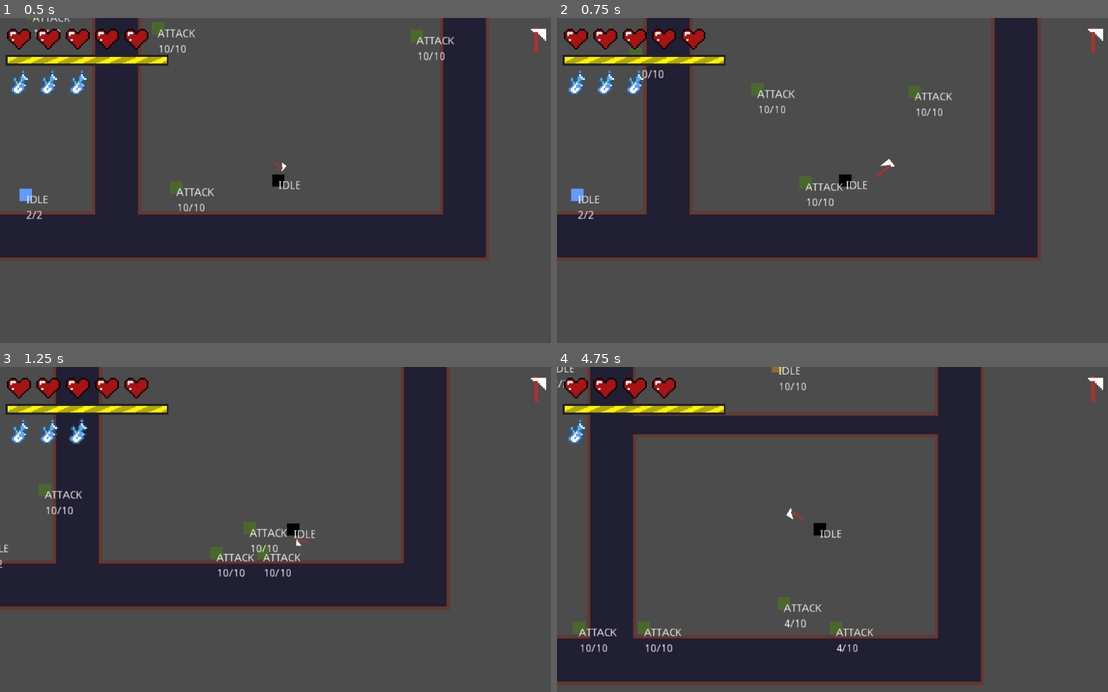
Above: before the commit, frames 1-4 (two rows, left to right).
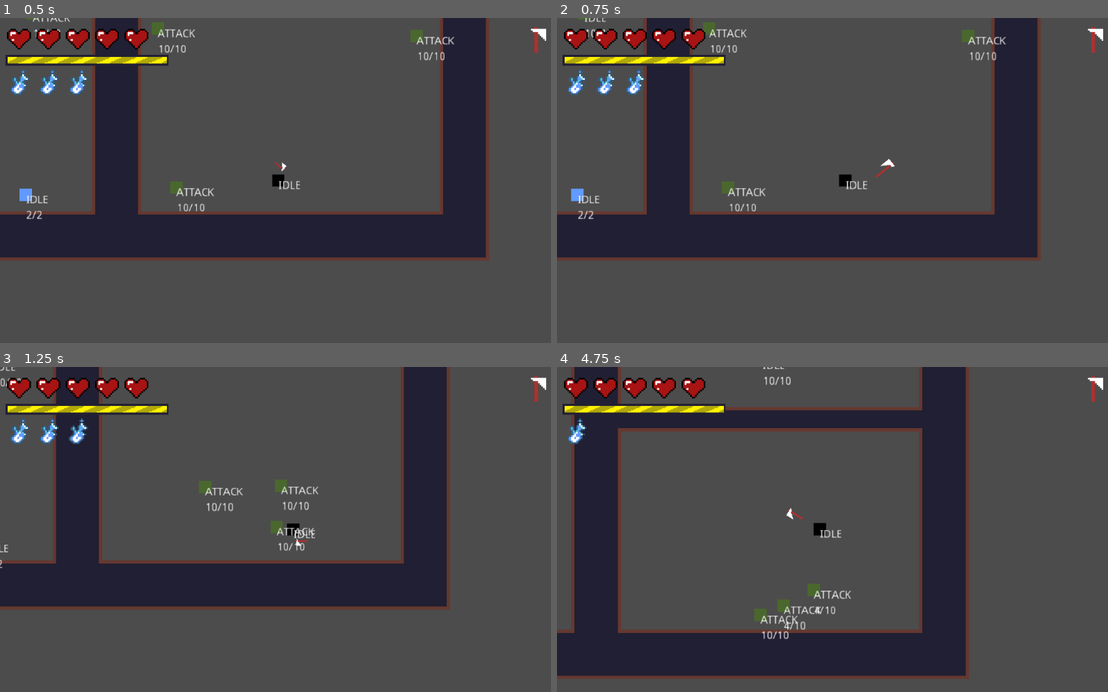
Above: after the commit, the same moments.

Repository: renzoventura/god-of-war
Game: Godot game, scene res://scenes/level/TemplateLevel.tscn
Same seed, same stepped clock (60 frames per second), same inputs: the game is played once before the commit and once after it.
Inputs (mouse positions are in pixels of both pictures, inside the frame that each line leads up to):
- Up to frame 1 (0.5 s): no input
- Up to frame 2 (0.75 s): tap Enter at 0.5 s; move the mouse to (959, 164) at 0.52 s; hold D (right) from 0.53 s (still down); click (959, 164) at 0.6 s
- Up to frame 3 (1.25 s): keep holding D (right)
- Up to frame 4 (4.75 s): move the mouse to (722, 545) at 1.27 s; release D (right) at 1.28 s; hold S (down) 1.28-2.03 s; click (722, 545) at 1.35 s; move the mouse to (893, 458) at 2.02 s; hold D (right) 2.03-2.78 s; tap Space (dash) at 2.1 s; click (893, 458) at 2.3 s; move the mouse to (804, 594) at 2.77 s; hold W (up) 2.78-3.53 s; right-click (804, 594) at 2.85 s; click (804, 594) at 3.05 s; move the mouse to (1003, 578) at 3.52 s; hold A (left) from 3.53 s (still down); click (1003, 578) at 3.6 s; move the mouse to (667, 480) at 4.27 s; click (667, 480) at 4.35 s

Frame 1 is identical in both runs. In frame 2, 1.4% of the frame differs, in the area x 3-82%, y 0-60%; in frame 3, 1.4%; in frame 4, 18%, in the area x 0-78%, y 0-98%.

Commit message:
Bash updates

Diff:
--- a/scenes/enemy/BasherEnemy.gd
+++ b/scenes/enemy/BasherEnemy.gd
@@ -3,6 +3,8 @@
 var player = null
 export var SPEED:int = 30
 const BASH_SPEED = 400
+
+var charge_timer_lenght_list = [0.3, 0.5, 0.8, 1, 1.3]
 
 onready var animationPlayer = $"AnimationPlayer"
 onready var bashTimer = $"BashTimer"
@@ -24,7 +26,8 @@
 			attackHitBoxShape.disabled = false
 			bash_attack()
 	else:
-#		print("RESTING")
+		SPEED = 10
+		chase_player()
 		pass
 
 func chase_player():
@@ -55,6 +58,7 @@
 		player = get_tree().get_root().find_node("Player", true, false)
 		last_player_position = player.position - self.position
 		is_bashing = true
+		chargeTimer.wait_time = charge_timer_lenght_list[randi() % charge_timer_lenght_list.size()]
 		chargeTimer.start()
 		bashTimer.start()
 
@@ -80,4 +84,5 @@
 		coolDownTimer.start()
 	elif(body.name == "TileMap"):
 		print("BASHER HIT ENVIRONMENT")
+		is_bashing = false
 		state = IDLE
